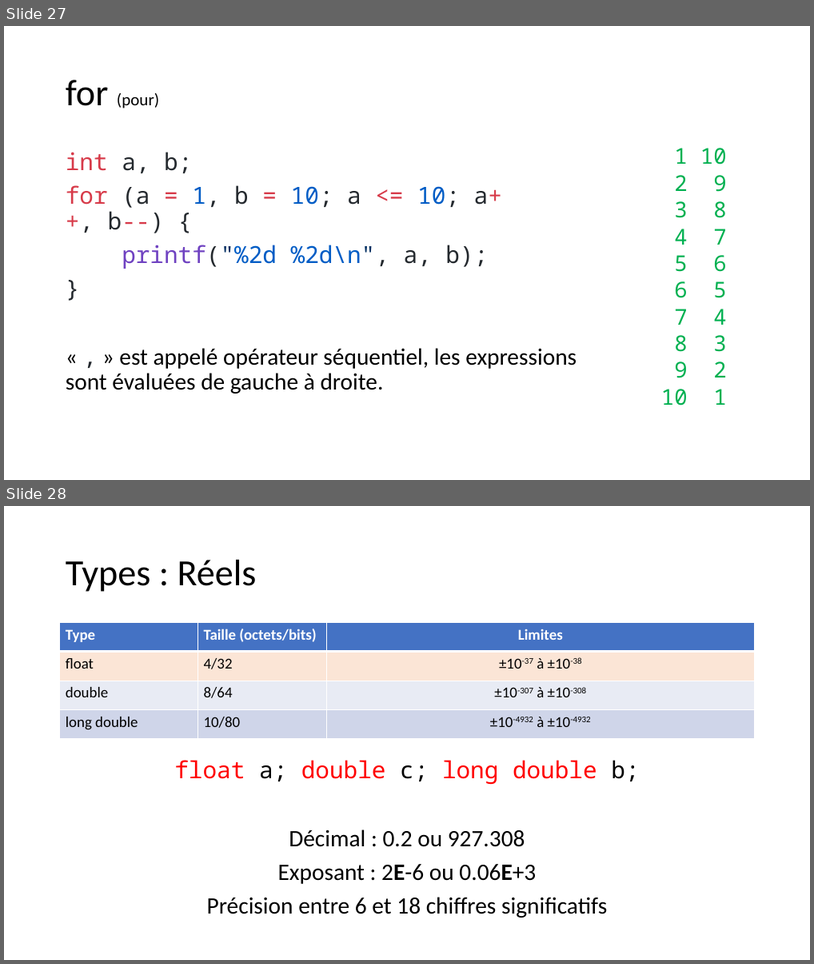
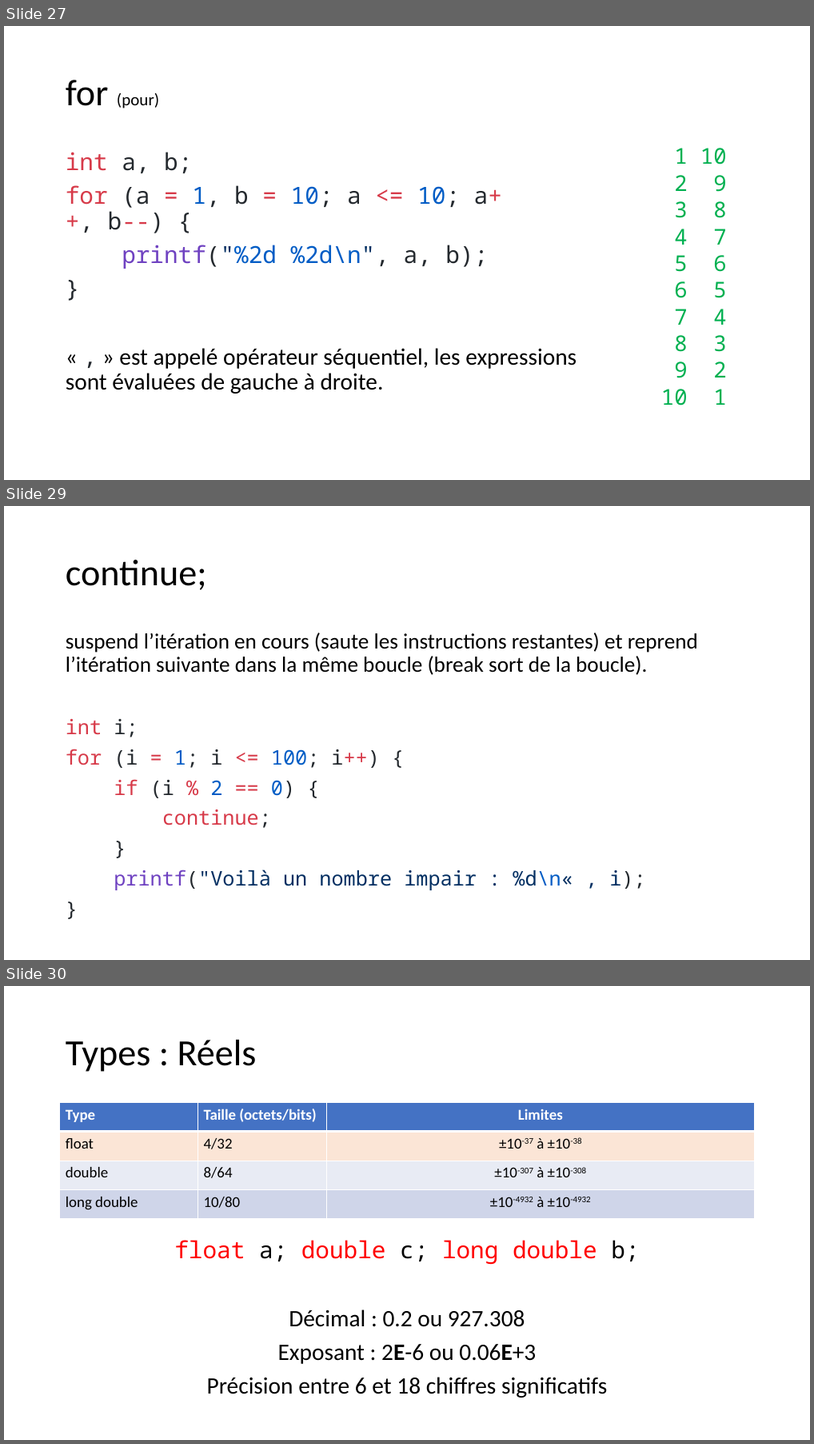
Before and after one commit to standard3/BTS1, a slide deck: 02_C/02_Types-et-operateurs/Types et opérateurs en C.pptx. Shown one above the other, each under a label of ours: slides 27 and 28 before the commit, slides 27, 29 and 30 after it; the slides between them are not shown. The pictures are 814x964 and 814x1444 pixels, drawn with LibreOffice and Linux fonts; fonts in the diff are those of the drawing. Boxes give left, top, right and bottom in pixels: in the first picture for what was removed or moved away, otherwise in the second. Text is boxed around its words. In the diff, an @@ line names an element or a change of style, - is before the commit and + after.

Commit message:
corrections + cours au propre

```diff
--- a/02_C/02_Types-et-operateurs/Types et opérateurs en C.pptx
+++ b/02_C/02_Types-et-operateurs/Types et opérateurs en C.pptx
@@ slide 29 added at box(4, 506, 810, 960), background #FFFFFF @@
@@ title added at box(66, 560, 207, 590), 44 pt, text #000000 @@
+continue;
@@ text added at box(66, 632, 698, 890), 25.9 pt, text #000000 @@
+suspend l’itération en cours (saute les instructions restantes) et reprend l’itération suivante dans la même boucle (break sort de la boucle).
+int i;
+for (i = 1; i <= 100; i++) {
+if (i % 2 == 0) {
+continue;
+}
+printf("Voilà un nombre impair : %d\n« , i);
+}
@@ what was slide 28 is now slide 30 @@
```
Also in this commit, not shown: 1 slide changed, 4 other slides added, 24 other files.
